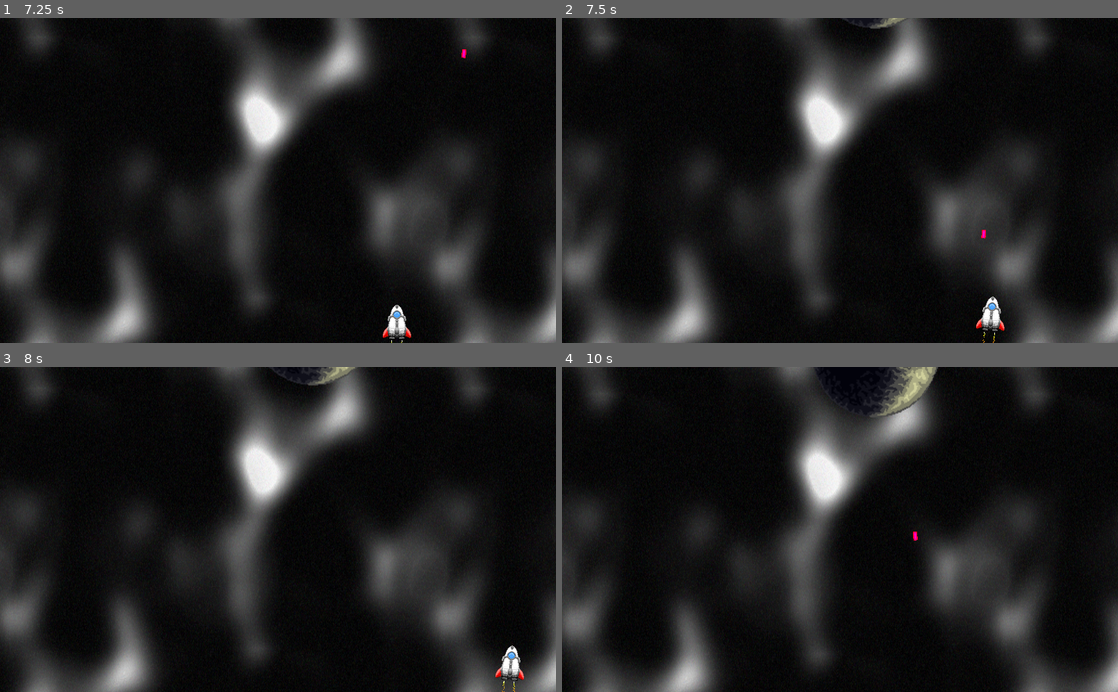
Above: before the commit, frames 1-4 (two rows, left to right).
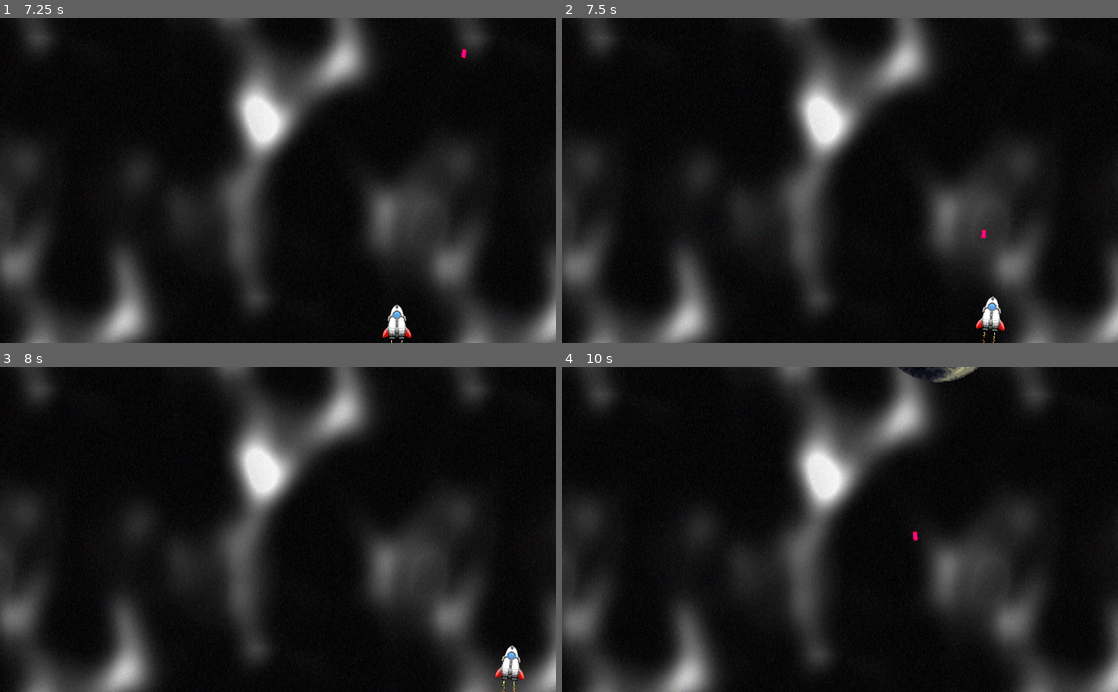
Above: after the commit, the same moments.

Repository: pokeparadox/PoopShoot
Game: Godot game, scene res://World/World.tscn
Same seed, same stepped clock (60 frames per second), same inputs: the game is played once before the commit and once after it.
Inputs:
- Up to frame 1 (7.25 s): tap Enter at 0.5, 2.75, 6.5 s; hold Right (MoveRight) 0.53-1.28 s; hold Space (Shoot) 0.53-1.28 s; hold Down (MoveDown) 1.28-2.03 s; tap Space (Shoot) at 1.35, 2, 2.85, 4.35, 5.85 s; hold Right (MoveRight) 2.03-2.78 s; hold Space (Shoot) 2.03-2.78 s; hold W (MoveUp) 2.78-3.53 s; hold Space (Shoot) 3.53-4.28 s; hold Left (MoveLeft) 3.53-5.03 s; hold Down (MoveDown) 5.03-5.78 s; hold Space (Shoot) 5.03-5.78 s; hold Right (MoveRight) 5.78-6.53 s; hold W (MoveUp) from 6.53 s (still down); hold Space (Shoot) from 6.53 s (still down)
- Up to frame 2 (7.5 s): release W (MoveUp) at 7.28 s; release Space (Shoot) at 7.28 s; hold Right (MoveRight) from 7.28 s (still down); tap Space (Shoot) at 7.35 s
- Up to frame 3 (8 s): keep holding Right (MoveRight)
- Up to frame 4 (10 s): release Right (MoveRight) at 8.03 s; hold Down (MoveDown) 8.03-8.78 s; hold Space (Shoot) 8.03-8.78 s; hold Left (MoveLeft) 8.78-9.53 s; tap Space (Shoot) at 8.85 s; hold W (MoveUp) from 9.53 s (still down); hold Space (Shoot) from 9.53 s (still down)

Frame 1 is identical in both runs. In frame 2, 0.2% of the frame differs, in the area x 50-62%, y 0-4%; in frame 3, 0.4%; in frame 4, 1.0%, in the area x 45-75%, y 0-16%.

Commit message:
Improved planet scrollby
-Created specific global node for angle to vector caching
-Improved planet spawning algoithm
-Added a type of parallax effect tied to ship movement and planet
scaling
-Adjusted z index of ship bg and spawned planets.

Diff:
--- a/Planet/Planet.gd
+++ b/Planet/Planet.gd
@@ -1,15 +1,20 @@
 extends Sprite
-
+class_name Planet
 const SCROLL_SPEED: int = 10
+var Heading := Vector2.ZERO
 
 func _ready():
 	Random.SetLimits(0.1,2.0)
 	var s := Random.NextFloat()
 	scale = Vector2(s,s)
+	z_index = -int((1/s))*20
+
+func setHeading(heading) -> void:
+	Heading = heading.normalized()
 
 func _physics_process(delta: float) -> void:
-	global_position.y += delta * SCROLL_SPEED * (scale.y + Random.NextFloat())
-
+	var resultant = Heading + Vector2(scale.x*0.0001,scale.y)
+	global_position += delta * SCROLL_SPEED * resultant
 
 func _on_VisibilityNotifier2D_screen_exited() -> void:
 	queue_free()
--- a/Rocket/Rocket.gd
+++ b/Rocket/Rocket.gd
@@ -1,20 +1,30 @@
 extends Area2D
 
 signal PlayerShotEvent(playerPos, playerHeading)
+signal ChangeDirectionEvent(playerHeading)
 
 const speed :int = 300
 var directionV := Vector2.ZERO
 const TURN_ANGLE :int = 5
 const FORWARD :int = 360
 var LEFT :int = FORWARD - TURN_ANGLE
-var RIGHT :int = FORWARD + TURN_ANGLE
+var RIGHT :int = TURN_ANGLE
 
+func _ready() -> void:
+	# Precache some angle to vectors
+	var _a = CalculationCache.DegreesToVector2d(LEFT)
+	_a = CalculationCache.DegreesToVector2d(RIGHT)
+	_a = CalculationCache.DegreesToVector2d(FORWARD)
 
 func _physics_process(delta):
+	var oldDirection = directionV
 	directionV.x = Input.get_action_strength("MoveRight") - Input.get_action_strength("MoveLeft")
 	directionV.y = Input.get_action_strength("MoveDown") - Input.get_action_strength("MoveUp")
 	directionV = directionV.normalized()
 	global_position += directionV * speed * delta
+	if(oldDirection != directionV):
+		emit_signal("ChangeDirectionEvent", directionV)
+
 	steer_ship(directionV.x)
 
 func steer_ship(xDirection):
--- a/Shot/Shot.tscn
+++ b/Shot/Shot.tscn
@@ -9,7 +9,7 @@
 height = 8.02196
 
 [node name="Shot" type="Area2D"]
-z_index = -1
+z_index = 29
 collision_layer = 4
 collision_mask = 10
 script = ExtResource( 2 )
--- /dev/null
+++ b/Utils/CalculationCache.gd
@@ -0,0 +1,10 @@
+extends Node
+
+var AngleToVectorLookup = {}
+
+func DegreesToVector2d(heading: float) -> Vector2:
+	heading = clamp(abs(heading), 0, 360)
+	if(not AngleToVectorLookup.has(heading)):
+		var rad = deg2rad(heading)
+		AngleToVectorLookup[heading] = Vector2(sin(rad), cos(rad))
+	return AngleToVectorLookup[heading]
--- a/World/PlanetManager.gd
+++ b/World/PlanetManager.gd
@@ -1,23 +1,30 @@
 extends Node
 
 var Planet = preload("res://Planet/Planet.tscn")
-var AngleToVectorLookup = {}
 var ShotCount: int = 0
-# Called when the node enters the scene tree for the first time.
+var NextSpawn: int = 0
+
 func _ready() -> void:
-	# TODO fire all angles on init and then delete the shots immediately to cache the vectors to the dictionary before playing
-	pass
+	UpdateNextSpawn()
 
-func GetHeadingVec(heading: float) -> Vector2:
-	if(not AngleToVectorLookup.has(heading)):
-		var rad = deg2rad(heading)
-		AngleToVectorLookup[heading] = -Vector2(2*sin(-rad), cos(rad))
-	return AngleToVectorLookup[heading]
+func UpdateNextSpawn():
+	NextSpawn = 10 + Random.QuickNextInt(0,100)
 
-func _on_Rocket_PlayerShotEvent(playerPos, playerHeading) -> void:
+func _on_Rocket_PlayerShotEvent(_playerPos, playerAngleDeg) -> void:
 	ShotCount += 1
-	if(ShotCount > 10):
+	if(ShotCount > NextSpawn):
 		ShotCount = 0
+		UpdateNextSpawn()
 		var p = Planet.instance()
 		p.global_position = Vector2(Random.QuickNextInt(0, Resolution.GetWidth()),-100)
+		var vec = CalculationCache.DegreesToVector2d(playerAngleDeg)
+		vec.x = -vec.x
+		p.setHeading(vec)
 		add_child(p)
+
+
+func _on_Rocket_ChangeDirectionEvent(playerHeading) -> void:
+	playerHeading.x = -playerHeading.x
+	for child in get_children():
+		playerHeading.y = child.Heading.y
+		child.setHeading(playerHeading)
--- a/World/PlayerShotManager.gd
+++ b/World/PlayerShotManager.gd
@@ -2,21 +2,14 @@
 
 
 var Shot = preload("res://Shot/Shot.tscn")
-var AngleToVectorLookup = {}
-# Called when the node enters the scene tree for the first time.
-func _ready() -> void:
-	# TODO fire all angles on init and then delete the shots immediately to cache the vectors to the dictionary before playing
-	pass
 
-func GetHeadingVec(heading: float) -> Vector2:
-	if(not AngleToVectorLookup.has(heading)):
-		var rad = deg2rad(heading)
-		AngleToVectorLookup[heading] = -Vector2(2*sin(-rad), cos(rad))
-	return AngleToVectorLookup[heading]
+func GetHeadingVec(angle: float) -> Vector2:
+	var vec = -CalculationCache.DegreesToVector2d(angle)
+	vec.x = -vec.x * 2
+	return vec
 
 func ShootPlayerLaser(position, heading):
 	var shot = Shot.instance()
-	shot.add_to_group("PlayerShots")
 	shot.startShot(position, GetHeadingVec(heading), heading)
 	add_child(shot)
 
--- a/World/World.tscn
+++ b/World/World.tscn
@@ -6,16 +6,11 @@
 [ext_resource path="res://World/PlayerShotManager.gd" type="Script" id=4]
 [ext_resource path="res://World/PlanetManager.gd" type="Script" id=5]
 
-[sub_resource type="RectangleShape2D" id=1]
-extents = Vector2( 512, 300 )
-
-[node name="World" type="Area2D"]
-collision_layer = 16
-collision_mask = 7
+[node name="World" type="Node2D"]
 
 [node name="Background" type="Sprite" parent="."]
 scale = Vector2( 1, 2 )
-z_index = -10
+z_index = -100
 texture = ExtResource( 2 )
 centered = false
 offset = Vector2( -280, -480 )
@@ -31,10 +26,8 @@
 
 [node name="Rocket" parent="." instance=ExtResource( 1 )]
 position = Vector2( 506, 546 )
+z_index = 30
 
-[node name="CollisionShape2D" type="CollisionShape2D" parent="."]
-position = Vector2( 509, 300 )
-shape = SubResource( 1 )
-
+[connection signal="ChangeDirectionEvent" from="Rocket" to="PlanetManager" method="_on_Rocket_ChangeDirectionEvent"]
+[connection signal="PlayerShotEvent" from="Rocket" to="PlanetManager" method="_on_Rocket_PlayerShotEvent"]
 [connection signal="PlayerShotEvent" from="Rocket" to="PlayerShotManager" method="_on_Rocket_PlayerShotEvent"]
-[connection signal="PlayerShotEvent" from="Rocket" to="PlanetManager" method="_on_Rocket_PlayerShotEvent"]
--- a/project.godot
+++ b/project.godot
@@ -9,12 +9,18 @@
 config_version=4
 
 _global_script_classes=[ {
+"base": "Sprite",
+"class": "Planet",
+"language": "GDScript",
+"path": "res://Planet/Planet.gd"
+}, {
 "base": "Area2D",
 "class": "Shot",
 "language": "GDScript",
 "path": "res://Shot/Shot.gd"
 } ]
 _global_script_class_icons={
+"Planet": "",
 "Shot": ""
 }
 
@@ -28,6 +34,7 @@
 
 Resolution="*res://Utils/Resolution.gd"
 Random="*res://Utils/Random.gd"
+CalculationCache="*res://Utils/CalculationCache.gd"
 
 [compression]
 
Not shown: 1 places in World/World.tscn that only renumber resources
